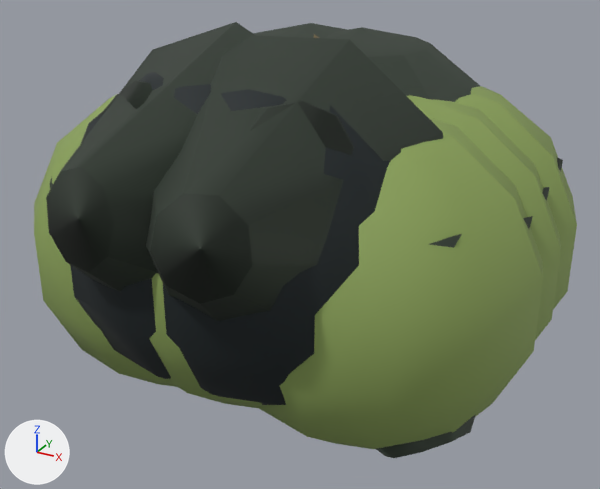
Renders of the glTF model public/models/FireflyStage2.glb from each side of a commit.
The view is the same before and after, from a camera (50 mm lens) standing at (2.4, -4.42, 2.13) and looking at (0.0, -0.05, -0.05). Every picture has the same lights, and +X, +Y and +Z are marked at lower left. The first picture is the older version. Vertices at exactly the same position are counted once.

Names of what the first picture shows: 'Optimized insect'.
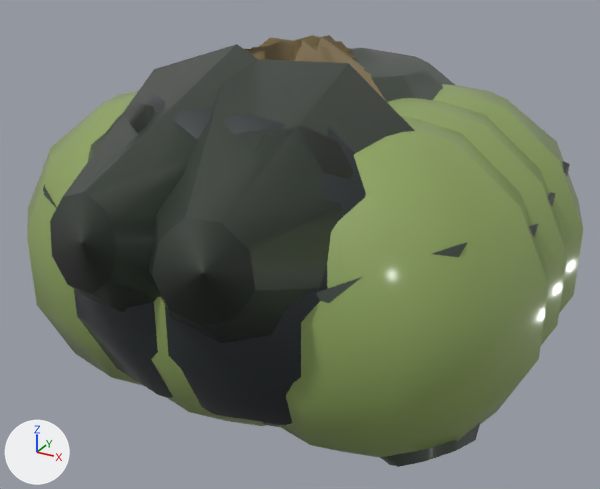
Patch to the scene script:
```diff
--- a/public/models/FireflyStage2.glb.py
+++ b/public/models/FireflyStage2.glb.py
@@ mat_mat0 @@
 mat_mat0.roughness = 0.72
+mat_mat0.coat_weight = 0.6
@@ mat_mat1 @@
 mat_mat1.roughness = 0.72
+mat_mat1.coat_weight = 0.6
@@ me_complete_articulated_insect_anatomy @@
 # used by ob_optimized_insect; location = (0.0, 0.0, 0.0)
-me_complete_articulated_insect_anatomy.from_pydata(...)  # 2158 vertices, 4072 faces; spans x -1.62..1.62, y -1.7..1.81, z -0.99..1.41
+me_complete_articulated_insect_anatomy.from_pydata(...)  # 2158 vertices, 4072 faces; spans x -1.66..1.66, y -1.7..1.81, z -1.1..1.29
+# me_complete_articulated_insect_anatomy part 1: the loose piece of 74 vertices spanning x -1.15..0.79, y -0.56..1.39, z -0.72..1.28 is moved by (0.0, 0.0, -0.12)
+# me_complete_articulated_insect_anatomy part 2: the loose piece of 74 vertices spanning x -0.79..1.15, y -0.56..1.39, z -0.72..1.28 is moved by (0.0, 0.0, -0.12)
+# me_complete_articulated_insect_anatomy part 3: the loose piece of 18 vertices spanning x -0.97..0.77, y -1.37..0.25, z -0.44..1.14 is moved by (0.0, 0.0, -0.13)
+# me_complete_articulated_insect_anatomy part 4: the loose piece of 18 vertices spanning x -0.77..0.97, y -1.32..0.3, z -0.44..1.15 is moved by (0.0, 0.0, -0.13)
+# me_complete_articulated_insect_anatomy part 5: the loose piece of 18 vertices spanning x -0.75..1.19, y -1.7..-0.44, z -0.54..1.37 is multiplied about its middle by the matrix ((1.0, -0.003, -0.001), (0.003, 1.0, 0.002), (0.001, -0.002, 1.0)), then moved by (0.0, 0.0, -0.13)
+# me_complete_articulated_insect_anatomy part 6: the loose piece of 18 vertices spanning x -1.46..0.21, y -1.34..0.53, z -0.95..0.58 is moved by (-0.04, -0.02, -0.03)
+# me_complete_articulated_insect_anatomy part 7: the loose piece of 18 vertices spanning x -0.16..1.5, y -1.29..0.58, z -0.95..0.58 is moved by (0.04, -0.02, -0.03)
+# me_complete_articulated_insect_anatomy part 8: the loose piece of 18 vertices spanning x -0.17..1.49, y -0.92..1.02, z -0.97..0.53 is moved by (0.04, 0.0, -0.03)
+# me_complete_articulated_insect_anatomy part 9: the loose piece of 18 vertices spanning x -0.2..1.46, y -0.5..1.42, z -0.96..0.56 is moved by (0.04, 0.03, -0.03)
+# me_complete_articulated_insect_anatomy part 10: the loose piece of 74 vertices spanning x -0.98..0.98, y -1.53..0.42, z -0.83..1.17 is moved by (0.0, 0.0, -0.13)
+# me_complete_articulated_insect_anatomy part 11: 1222 of 2158 vertices moved; they spanned x -1.62..1.62, y -1.7..1.69, z -0.99..1.41 and now span x -1.66..1.66, y -1.69..1.69, z -1.1..1.29; mean shift (0.0, 0.0, -0.06); largest move (-0.45, -1.67, 0.38) -> (-0.47, -1.66, 0.25)
+# other edits to the shape of me_complete_articulated_insect_anatomy do not show in these pictures
 me_complete_articulated_insect_anatomy.materials.append(mat_mat0)
```

Pixel boxes (x1, y1, x2, y2) of what changed, in the pictures (600 x 489 px; the box of a moved part takes in the faces that stretch with it):
'Optimized insect', surface changed, reshaped: before (34, 22, 577, 458); after (27, 35, 583, 467)
part 1 of me_complete_articulated_insect_anatomy, moved or reshaped (not visible afterwards): before (253, 23, 347, 38)
part 2 of me_complete_articulated_insect_anatomy, moved or reshaped: before (325, 27, 480, 102); after (347, 47, 455, 102)
part 3 of me_complete_articulated_insect_anatomy, moved or reshaped: before (101, 81, 152, 115); after (103, 104, 155, 137)
part 4 of me_complete_articulated_insect_anatomy, moved or reshaped: before (250, 101, 354, 155); after (254, 126, 354, 180)
part 5 of me_complete_articulated_insect_anatomy, moved or reshaped: before (146, 35, 443, 321); after (148, 59, 415, 344)
part 6 of me_complete_articulated_insect_anatomy, moved or reshaped (mostly hidden): before (50, 178, 53, 190); after (43, 185, 57, 209)
part 7 of me_complete_articulated_insect_anatomy, moved or reshaped: before (376, 216, 533, 458); after (316, 224, 538, 467)
part 8 of me_complete_articulated_insect_anatomy, moved or reshaped (mostly hidden): before (542, 187, 549, 201); after (548, 192, 555, 206)
part 9 of me_complete_articulated_insect_anatomy, moved or reshaped (mostly hidden): before (557, 158, 563, 171); after (563, 161, 570, 176)
part 10 of me_complete_articulated_insect_anatomy, moved or reshaped: before (149, 273, 262, 408); after (151, 297, 266, 426)
part 11 of me_complete_articulated_insect_anatomy, moved or reshaped: before (34, 22, 577, 449); after (27, 35, 583, 457)
